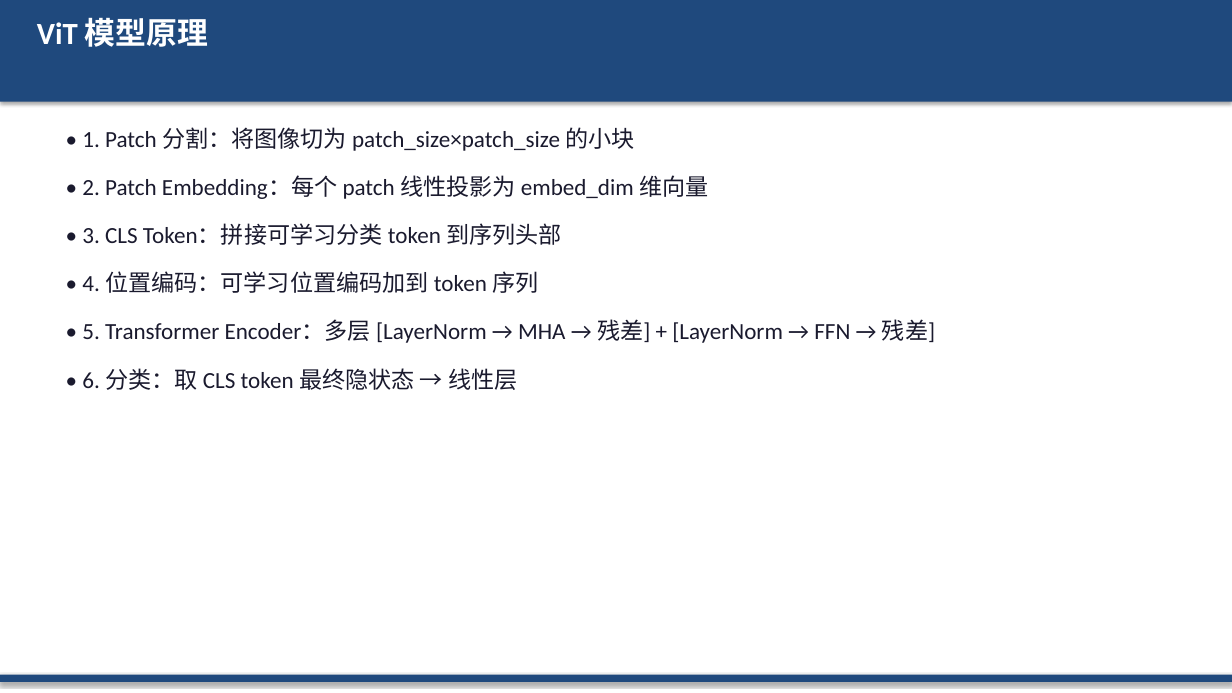
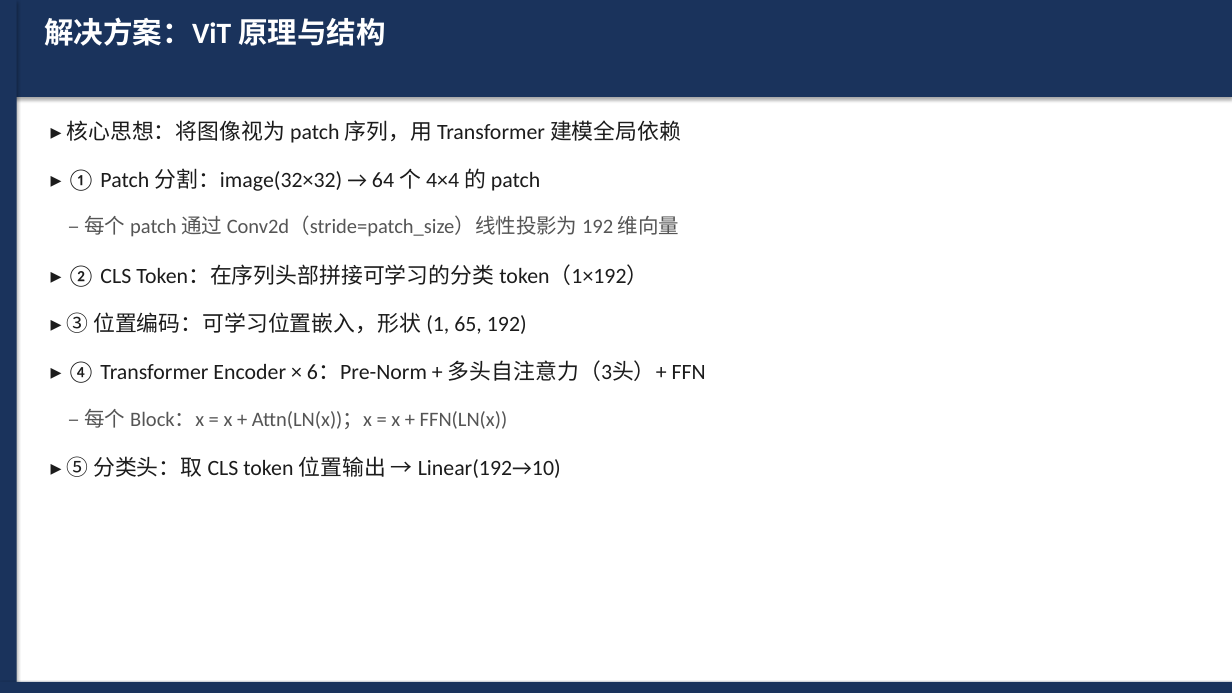
Before and after one commit to WevYang/deep_learning_task, a slide deck: slide 4 of reports/exp2_vit_cifar10.pptx. Drawn at 1232x693 pixels with LibreOffice and Linux fonts; fonts in the diff are those of the drawing. Boxes give left, top, right and bottom in pixels: in the first picture for what was removed or moved away, otherwise in the second. Text is boxed around its words. In the diff, an @@ line names an element or a change of style, - is before the commit and + after.

```diff
--- a/reports/exp2_vit_cifar10.pptx
+++ b/reports/exp2_vit_cifar10.pptx
@@ rectangle: place and size @@
-rectangle at box(0, 0, 1232, 102)
+rectangle at box(0, 0, 1232, 97)
@@ rectangle at box(0, 0, 1232, 97): fill #1F497D to #1A335C @@
@@ rectangle added at box(0, 0, 17, 693), fill #1A335C @@
@@ text at box(44, 17, 386, 46): text changed; size 24 to 23 pt @@
-ViT 模型原理
+解决方案：ViT 原理与结构
@@ text at box(66, 120, 681, 143): text changed; size 18 to 17 pt; text colour #1A1A2E to #1C1C1C @@
-• 1. Patch 分割：将图像切为 patch_size×patch_size 的小块
+▸ 核心思想：将图像视为 patch 序列，用 Transformer 建模全局依赖
@@ text added at box(67, 168, 541, 191), 17 pt, text #1C1C1C @@
+▸ ① Patch 分割：image(32×32) → 64 个 4×4 的 patch
@@ text at box(85, 216, 679, 237): text changed; size 18 to 16 pt; text colour #1A1A2E to #555555 @@
-• 2. Patch Embedding：每个 patch 线性投影为 embed_dim 维向量
+– 每个 patch 通过 Conv2d（stride=patch_size）线性投影为 192 维向量
@@ text at box(67, 264, 648, 287): text changed; size 18 to 17 pt; text colour #1A1A2E to #1C1C1C @@
-• 3. CLS Token：拼接可学习分类 token 到序列头部
+▸ ② CLS Token：在序列头部拼接可学习的分类 token（1×192）
@@ text at box(66, 312, 527, 334): text changed; size 18 to 17 pt; text colour #1A1A2E to #1C1C1C @@
-• 4. 位置编码：可学习位置编码加到 token 序列
+▸ ③ 位置编码：可学习位置嵌入，形状 (1, 65, 192)
@@ text at box(67, 360, 706, 383): text changed; size 18 to 17 pt; text colour #1A1A2E to #1C1C1C @@
-• 5. Transformer Encoder：多层 [LayerNorm → MHA → 残差] + [LayerNorm → FFN → 残差]
+▸ ④ Transformer Encoder × 6：Pre-Norm + 多头自注意力（3头）+ FFN
@@ text removed at box(82, 368, 517, 390) @@
-• 6. 分类：取 CLS token 最终隐状态 → 线性层
@@ text added at box(85, 409, 508, 429), 16 pt, text #555555 @@
+– 每个 Block：x = x + Attn(LN(x))；x = x + FFN(LN(x))
@@ text added at box(66, 456, 561, 478), 17 pt, text #1C1C1C @@
+▸ ⑤ 分类头：取 CLS token 位置输出 → Linear(192→10)
@@ rectangle at box(0, 682, 1232, 693): fill #1F497D to #1A335C @@
@@ rectangle: place and size @@
-rectangle at box(0, 675, 1232, 682)
+rectangle at box(0, 682, 1232, 693)
```
Also in this commit, not shown: 6 other slides changed, 1 slide added, 1 slide removed, 5 other files.
